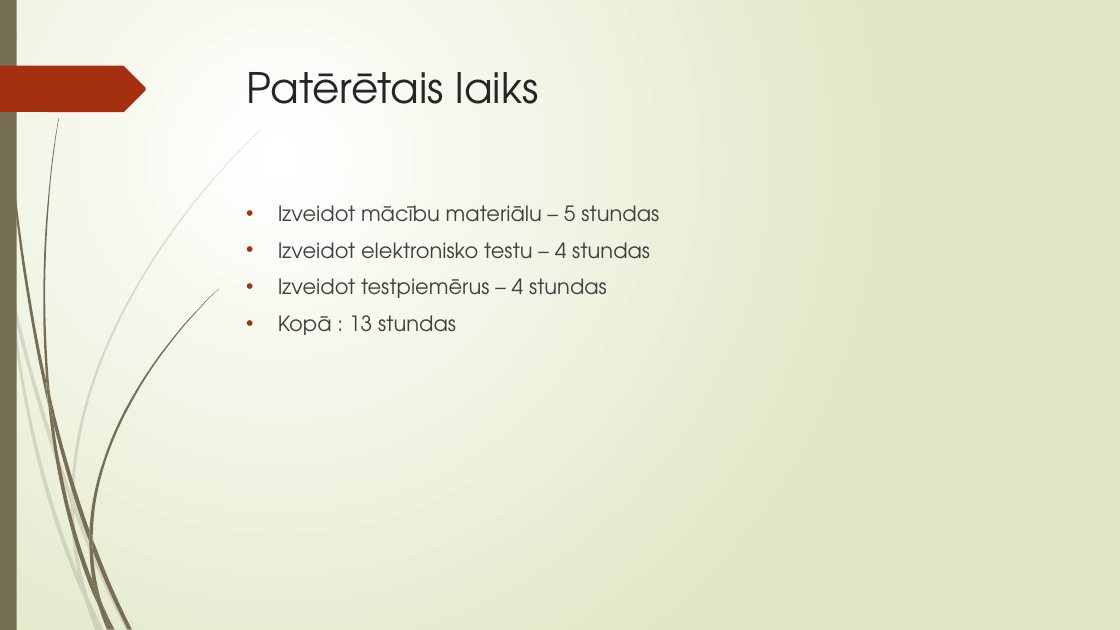
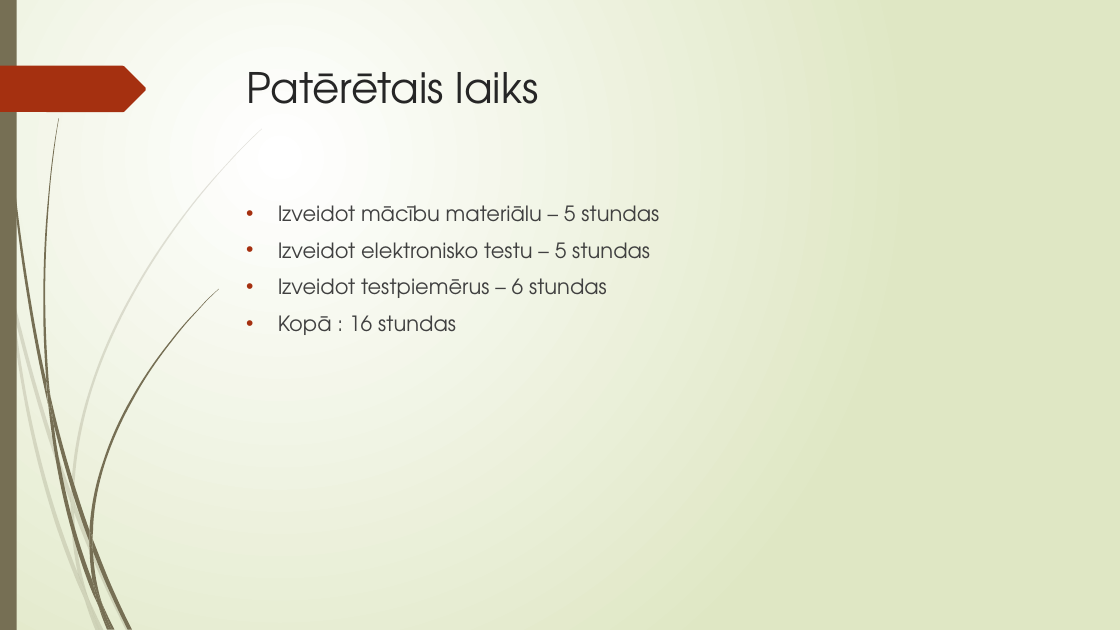
Before and after one commit to NotoriousLP/SesijasEksamensPorins, a slide deck: slide 14 of Sistēmu programmēšanas» Sesijas eksāmens.pptx. Drawn at 1120x630 pixels with LibreOffice and Linux fonts; fonts in the diff are those of the drawing. Boxes give left, top, right and bottom in pixels: in the first picture for what was removed or moved away, otherwise in the second. Text is boxed around its words. In the diff, an @@ line names an element or a change of style, - is before the commit and + after.

Commit message:
Prezentācija

```diff
--- a/Sistēmu programmēšanas» Sesijas eksāmens.pptx
+++ b/Sistēmu programmēšanas» Sesijas eksāmens.pptx
@@ text at [278,242,650,335]: text changed @@
-• Izveidot elektronisko testu – 4 stundas
-• Izveidot testpiemērus – 4 stundas
-• Kopā : 13 stundas
+• Izveidot elektronisko testu – 5 stundas
+• Izveidot testpiemērus – 6 stundas
+• Kopā : 16 stundas
```
